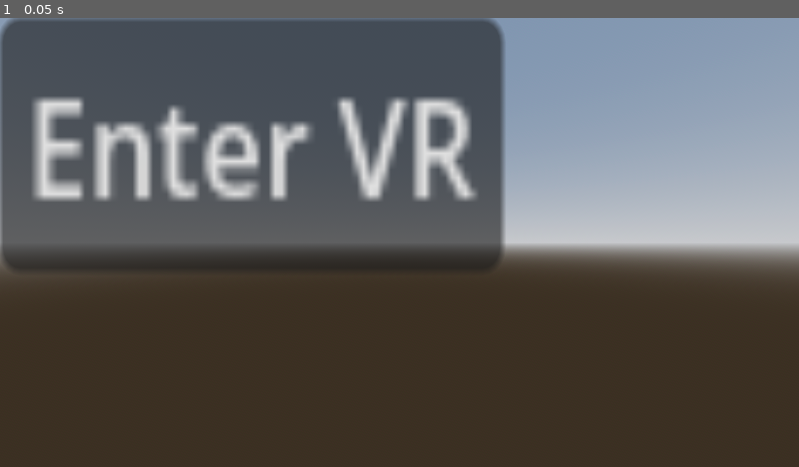
Above: before the commit, frame 1.
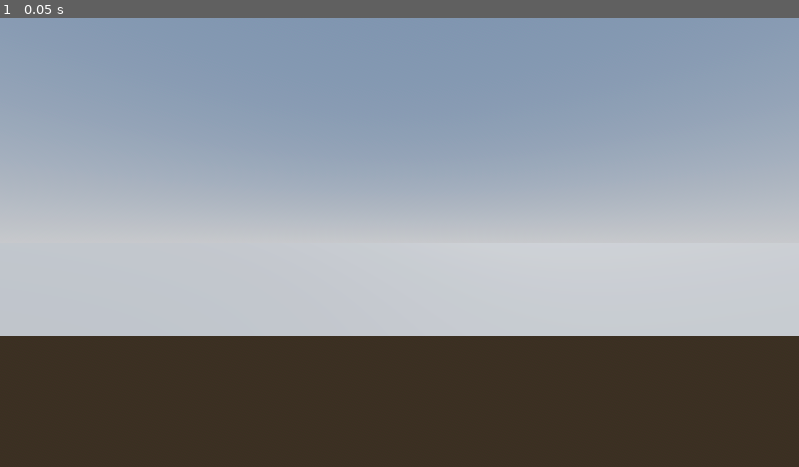
Above: after the commit, the same moment.

Repository: EloMaks/rwr
Game: Godot game, scene res://main.tscn
The game is run twice, just before and just after one commit, with the same random seed, the same clock (stepped at 60 frames per second) and the same inputs.
Inputs:
- Up to frame 1 (0.05 s): no input

The runs differ from the first frame. In frame 1, 51% of the frame differs, in the area x 0-100%, y 0-71%.
Error before the commit: Parse Error: Used tab character for indentation instead of space as used before in the file. (res://main.gd:10)

Commit message:
Poprawa oswietlenia, skryptu i test orientacji rak

Diff:
--- a/project_files/main.gd
+++ b/project_files/main.gd
@@ -8,24 +8,24 @@
 
   webxr_interface = XRServer.find_interface("WebXR")
   if webxr_interface:
-	# WebXR uses a lot of asynchronous callbacks, so we connect to various
-	# signals in order to receive them.
-	webxr_interface.session_supported.connect(self._webxr_session_supported)
-	webxr_interface.session_started.connect(self._webxr_session_started)
-	webxr_interface.session_ended.connect(self._webxr_session_ended)
-	webxr_interface.session_failed.connect(self._webxr_session_failed)
+    # WebXR uses a lot of asynchronous callbacks, so we connect to various
+    # signals in order to receive them.
+    webxr_interface.session_supported.connect(self._webxr_session_supported)
+    webxr_interface.session_started.connect(self._webxr_session_started)
+    webxr_interface.session_ended.connect(self._webxr_session_ended)
+    webxr_interface.session_failed.connect(self._webxr_session_failed)
 
-	webxr_interface.select.connect(self._webxr_on_select)
-	webxr_interface.selectstart.connect(self._webxr_on_select_start)
-	webxr_interface.selectend.connect(self._webxr_on_select_end)
+    webxr_interface.select.connect(self._webxr_on_select)
+    webxr_interface.selectstart.connect(self._webxr_on_select_start)
+    webxr_interface.selectend.connect(self._webxr_on_select_end)
 
-	webxr_interface.squeeze.connect(self._webxr_on_squeeze)
-	webxr_interface.squeezestart.connect(self._webxr_on_squeeze_start)
-	webxr_interface.squeezeend.connect(self._webxr_on_squeeze_end)
+    webxr_interface.squeeze.connect(self._webxr_on_squeeze)
+    webxr_interface.squeezestart.connect(self._webxr_on_squeeze_start)
+    webxr_interface.squeezeend.connect(self._webxr_on_squeeze_end)
 
-	# This returns immediately - our _webxr_session_supported() method
-	# will be called later.
-	webxr_interface.is_session_supported("immersive-vr")
+    # This returns immediately - our _webxr_session_supported() method
+    # will be called later.
+    webxr_interface.is_session_supported("immersive-vr")
 
   $XROrigin3D/LeftController.button_pressed.connect(self._on_left_controller_button_pressed)
   $XROrigin3D/LeftController.button_released.connect(self._on_left_controller_button_released)
@@ -33,10 +33,10 @@
 
 func _webxr_session_supported(session_mode: String, supported: bool) -> void:
   if session_mode == "immersive-vr":
-	if supported:
-	  $CanvasLayer.visible = true
-	else:
-	  OS.alert("Your browser doesn't support VR")
+    if supported:
+      $CanvasLayer.visible = true
+    else:
+      OS.alert("Your browser doesn't support VR")
 
 
 func _on_button_pressed() -> void:
@@ -47,8 +47,8 @@
   webxr_interface.optional_features = "bounded-floor"
 
   if not webxr_interface.initialize():
-	OS.alert("Failed to initialize WebXR")
-	return
+    OS.alert("Failed to initialize WebXR")
+    return
 
 
 func _webxr_session_started() -> void:
@@ -77,7 +77,7 @@
 func _process(_delta: float) -> void:
   var thumbstick_vector: Vector2 = $XROrigin3D/LeftController.get_vector2("thumbstick")
   if thumbstick_vector != Vector2.ZERO:
-	print("Left thumbstick position: " + str(thumbstick_vector))
+    print("Left thumbstick position: " + str(thumbstick_vector))
 
 
 func _webxr_on_select(input_source_id: int) -> void:
--- a/project_files/main.tscn
+++ b/project_files/main.tscn
@@ -36,8 +36,7 @@
 environment = SubResource("Environment_c32fx")
 
 [node name="DirectionalLight3D" type="DirectionalLight3D" parent="."]
-transform = Transform3D(-0.866023, -0.433016, 0.250001, 0, 0.499998, 0.866027, -0.500003, 0.749999, -0.43301, 0, 0, 0)
-shadow_enabled = true
+transform = Transform3D(-0.866024, -0.433016, 0.250001, 0, 0.499998, 0.866027, -0.500003, 0.75, -0.43301, 0, 0.0698669, 0)
 
 [node name="XROrigin3D" type="XROrigin3D" parent="."]
 
@@ -70,6 +69,7 @@
 [node name="Level" type="Node3D" parent="."]
 
 [node name="MeshInstance3D" type="MeshInstance3D" parent="Level"]
+transform = Transform3D(1, 0, 0, 0, 1, 0, 0, 0, 1, -0.000643238, -0.0160593, -0.00326414)
 mesh = SubResource("PlaneMesh_dlvjd")
 
 [node name="StaticBody3D" type="StaticBody3D" parent="Level/MeshInstance3D"]
Not shown, changed: docs/index.html
Not shown, changed: docs/index.pck
